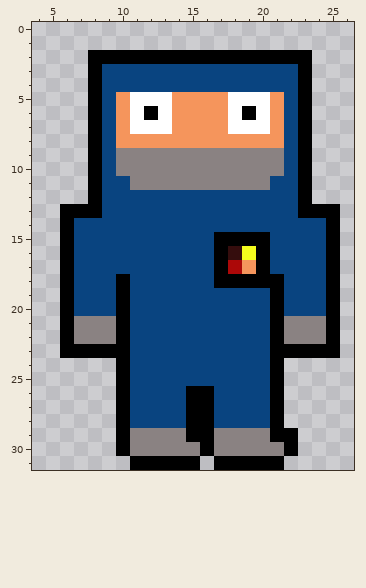
File history of a pixel-art sprite, FEDDProject.gmx/sprites/images/sMaterial_idle_0.png. That is the earlier state.
The file is 32x32 pixels. Pixels under 10% opacity are left out. Colours within 5 levels of each other are drawn and written as one. Shown: x 4..26, y 0..31.
After the commit:
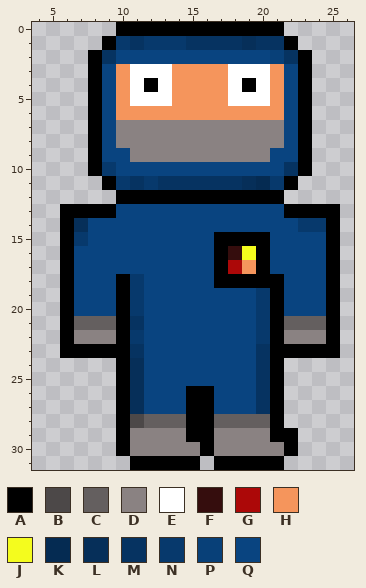
Palette (. is transparent): A #000000  B #4c4848  C #645f5f  D #8a8282  E #ffffff  F #350d0d  G #ac0808  H #f5955c  J #f4fc1e  K #052b52  L #062f59  M #063361  N #07396c  P #084078  Q #094480
Changes in this commit:
@@ x 4..26 @@
- 0 .......................
- 1 .......................
- 2 ....AAAAAAAAAAAAAAAA...
- 3 ....AQQQQQQQQQQQQQQA...
- 4 ....AQQQQQQQQQQQQQQA...
+ 0 ......AAAAAAAAAAAA.....
+ 1 .....ANMNNNMMMMLMMA....
+ 2 ....AMQQQQQQQQQQQPMA...
+ 3 ....AQHEEEHHHHEEEHQA...
+ 4 ....AQHEAEHHHHEAEHQA...
  5 ....AQHEEEHHHHEEEHQA...
- 6 ....AQHEAEHHHHEAEHQA...
- 7 ....AQHEEEHHHHEEEHQA...
- 8 ....AQHHHHHHHHHHHHQA...
- 9 ....AQDDDDDDDDDDDDQA...
-10 ....AQDDDDDDDDDDDDQA...
-11 ....AQQDDDDDDDDDDQQA...
-12 ....AQQQQQQQQQQQQQQA...
-13 ..AAAQQQQQQQQQQQQQQAAA.
-14 ..AQQQQQQQQQQQQQQQQQQA.
-15 ..AQQQQQQQQQQAAAAQQQQA.
+ 6 ....AQHHHHHHHHHHHHQA...
+ 7 ....AQDDDDDDDDDDDDQA...
+ 8 ....AQDDDDDDDDDDDDQA...
+ 9 ....AQQDDDDDDDDDDQQA...
+10 ....ANQQQQQQQQQQQQMA...
+11 .....ANMNMMMMMMLKNA....
+12 ......AAAAAAAAAAAA.....
+13 ..AAAAQQQQQQQQQQQQAAAA.
+14 ..ALQQQQQQQQQQQQQQQNNA.
+15 ..ANQQQQQQQQQAAAAQQQQA.
 16 ..AQQQQQQQQQQAFJAQQQQA.
 17 ..AQQQQQQQQQQAGHAQQQQA.
-18 ..AQQQAQQQQQQAAAAAQQQA.
-19 ..AQQQAQQQQQQQQQQAQQQA.
-20 ..AQQQAQQQQQQQQQQAQQQA.
-21 ..ADDDAQQQQQQQQQQADDDA.
-22 ..ADDDAQQQQQQQQQQADDDA.
-23 ..AAAAAQQQQQQQQQQAAAAA.
-24 ......AQQQQQQQQQQA.....
-25 ......AQQQQQQQQQQA.....
-26 ......AQQQQAAQQQQA.....
-27 ......AQQQQAAQQQQA.....
-28 ......AQQQQAAQQQQA.....
+18 ..AQQQANQQQQQAAAAAQQQA.
+19 ..AQQQANQQQQQQQQNAQQQA.
+20 ..AQQQANQQQQQQQQNAQQQA.
+21 ..ACCCAMQQQQQQQQNACCCA.
+22 ..ADDDANQQQQQQQQNADDDA.
+23 ..AAAAAMQQQQQQQQMAAAAA.
+24 ......ALQQQQQQQQMA.....
+25 ......ALQQQQQQQQMA.....
+26 ......ALQQQAAQQQMA.....
+27 ......ALQQQAAQQQMA.....
+28 ......ABCCCAACCCCA.....
 29 ......ADDDDAADDDDAA....
Changed places in both pictures, as pixel boxes (x1, y1, x2, y2):
changed: (74, 22, 326, 428)
